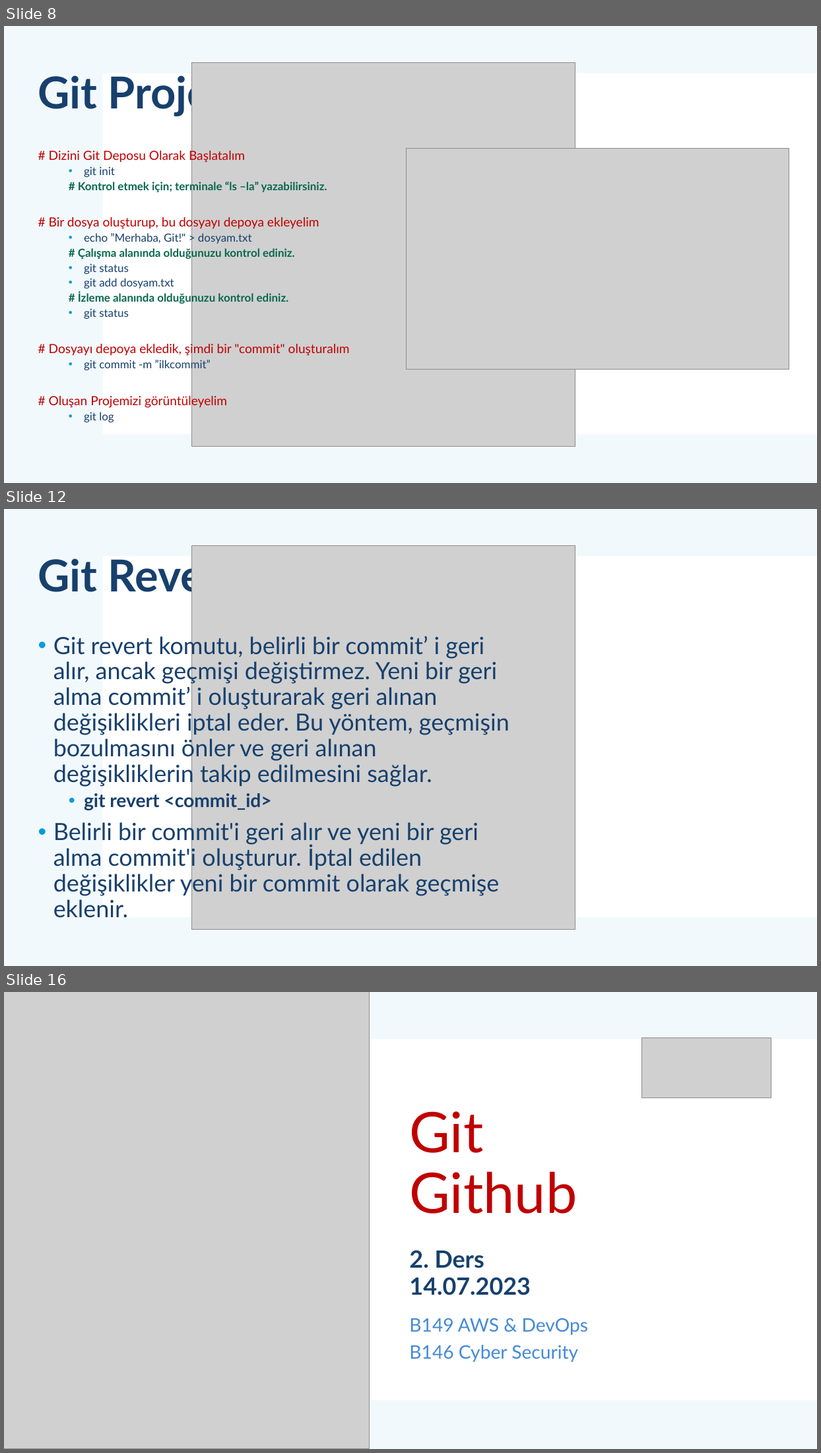
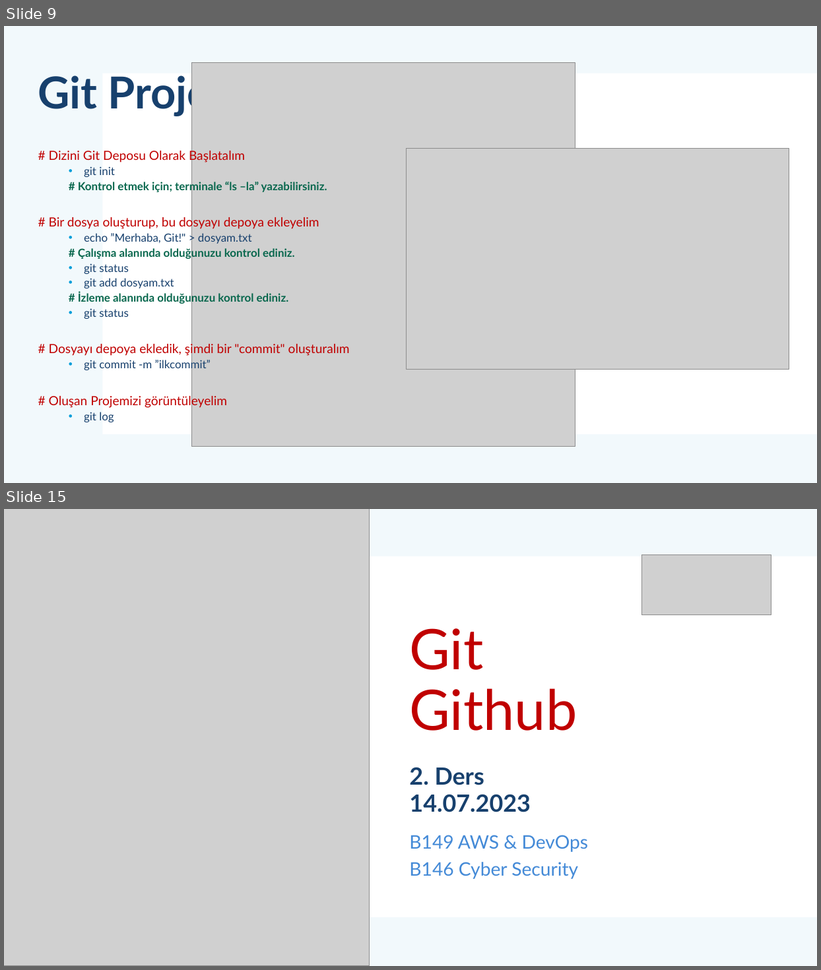
Before and after one commit to mehmetsungur/GitGithub, a slide deck: GitGithub.pptx. Shown one above the other, each under a label of ours: slides 8, 12 and 16 before the commit, slides 9 and 15 after it; the slides between them are not shown. The pictures are 821x1453 and 821x970 pixels, drawn with LibreOffice and Linux fonts; fonts in the diff are those of the drawing; grey boxes stand for pictures. Boxes give left, top, right and bottom in pixels: in the first picture for what was removed or moved away, otherwise in the second. Text is boxed around its words. In the diff, an @@ line names an element or a change of style, - is before the commit and + after.

```diff
--- a/GitGithub.pptx
+++ b/GitGithub.pptx
@@ slide 12 removed at [4,509,817,966], background #FFFFFF; not listed: 2 template elements that a slide beside it also shows @@
@@ picture removed at [192,545,576,929] @@
@@ title removed at [38,554,237,600] @@
-Git Revert
@@ text removed at [54,634,510,918] @@
-• Git revert komutu, belirli bir commit’ i geri alır, ancak geçmişi değiştirmez. Yeni bir geri alma commit’ i oluşturarak geri alınan değişiklikleri iptal eder. Bu yöntem, geçmişin bozulmasını önler ve geri alınan değişikliklerin takip edilmesini sağlar.
-  • git revert <commit_id>
-• Belirli bir commit'i geri alır ve yeni bir geri alma commit'i oluşturur. İptal edilen değişiklikler yeni bir commit olarak geçmişe eklenir.
@@ what was slide 8 is now slide 9 @@
@@ what was slide 16 is now slide 15 @@
```
Also in this commit, not shown: 6 slides changed, 4 slides added, 2 other slides removed, 11 other files.
